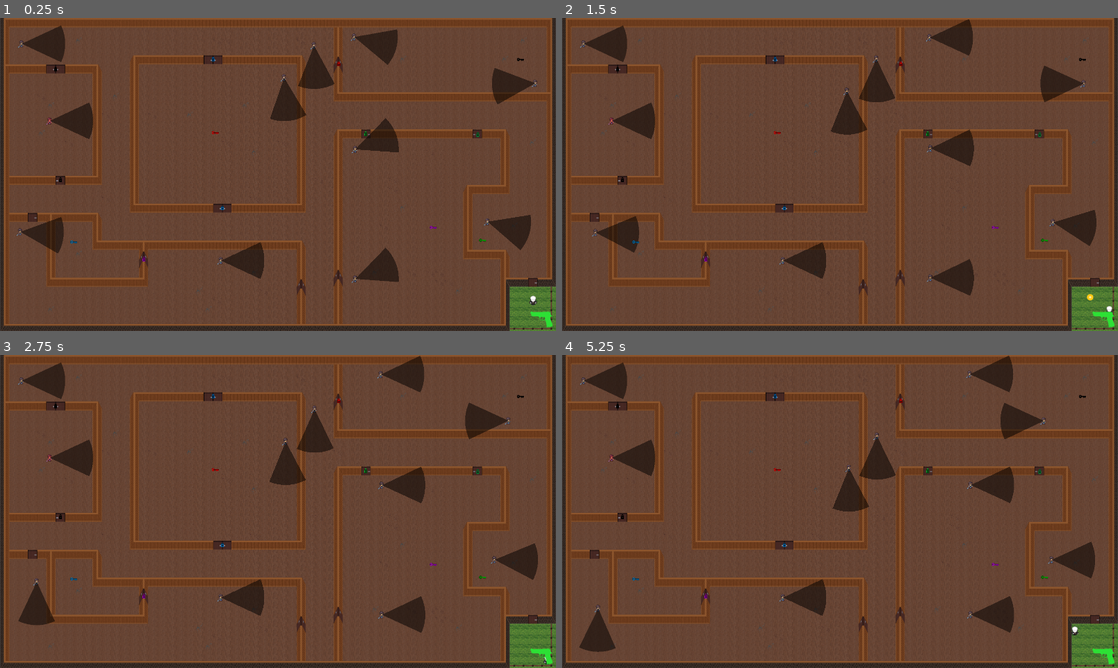
Above: before the commit, frames 1-4 (two rows, left to right).
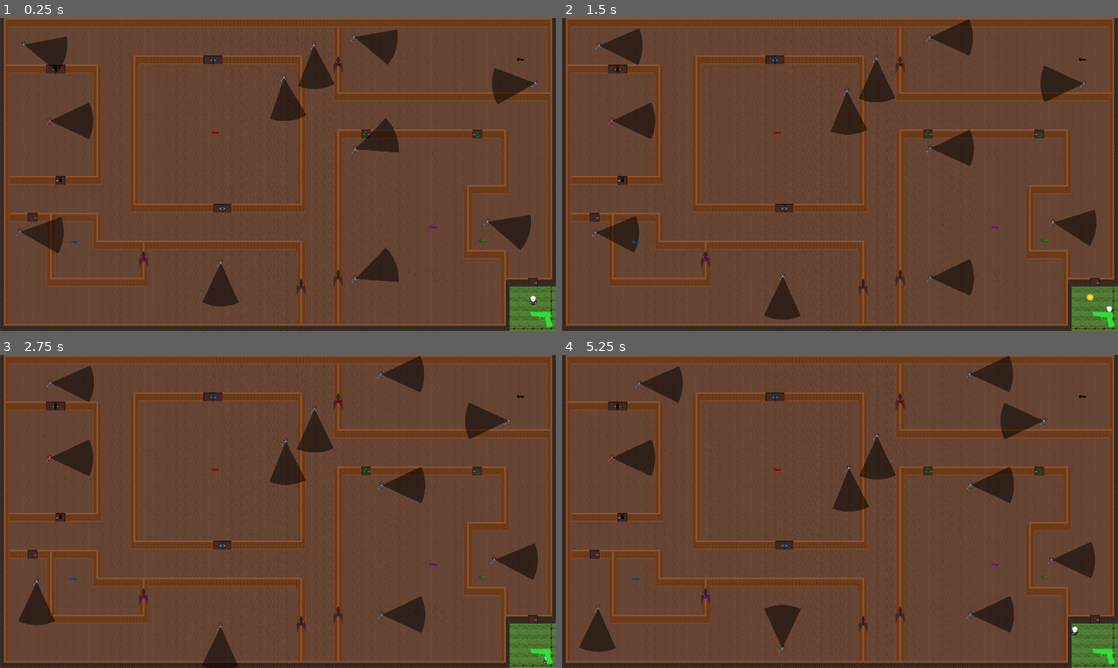
Above: after the commit, the same moments.

Repository: hoiton/gamedev
Game: Godot game, scene res://levels/level3.tscn
The game is run twice, just before and just after one commit, with the same random seed, the same clock (stepped at 60 frames per second) and the same inputs. This scene is started directly instead of the project's main scene.
Inputs (mouse positions are in pixels of both pictures, inside the frame that each line leads up to):
- Up to frame 1 (0.25 s): no input
- Up to frame 2 (1.5 s): tap Enter (ui_accept) at 0.5, 0.77 s; move the mouse to (962, 158) at 0.52 s; hold D (move_right) 0.53-1.28 s; tap X (lure) at 0.6 s; move the mouse to (728, 190) at 1.27 s; hold S (move_down) from 1.28 s (still down); tap Q (throw) at 1.35 s
- Up to frame 3 (2.75 s): tap Enter (ui_accept) at 1.52 s; move the mouse to (333, 442) at 2.02 s; release S (move_down) at 2.03 s; hold D (move_right) from 2.03 s (still down); tap X (lure) at 2.1 s
- Up to frame 4 (5.25 s): move the mouse to (812, 574) at 2.77 s; release D (move_right) at 2.78 s; hold W (move_up) 2.78-3.53 s; tap Q (throw) at 2.85, 4.35 s; tap Enter (ui_accept) at 3.02, 3.77, 4.52 s; move the mouse to (1006, 558) at 3.52 s; hold A (move_left) 3.53-5.03 s; tap X (lure) at 3.6, 5.1 s; move the mouse to (673, 464) at 4.27 s; move the mouse to (867, 511) at 5.02 s; hold S (move_down) from 5.03 s (still down)

The runs differ from the first frame. In frame 1, 1.3% of the frame differs, in the area x 3-48%, y 2-92%; in frame 2, 1.5%; in frame 3, 1.8%; in frame 4, 1.9%, in the area x 3-48%, y 2-96%.

Commit message:
improve level3 enemies

Diff:
--- a/src/levels/level3.tscn
+++ b/src/levels/level3.tscn
@@ -156,14 +156,14 @@
 
 [node name="Target10" parent="Targets" node_paths=PackedStringArray("patrol_path") instance=ExtResource("3_1xfnq")]
 position = Vector2(75, 89)
-patrol_path = NodePath("")
+patrol_path = NodePath("Path2D")
 
 [node name="Path2D" type="Path2D" parent="Targets/Target10"]
 curve = SubResource("Curve2D_7trqu")
 
 [node name="Target11" parent="Targets" node_paths=PackedStringArray("patrol_path") instance=ExtResource("3_1xfnq")]
 position = Vector2(763, 837)
-patrol_path = NodePath("")
+patrol_path = NodePath("Path2D")
 
 [node name="Path2D" type="Path2D" parent="Targets/Target11"]
 curve = SubResource("Curve2D_o0ax4")
